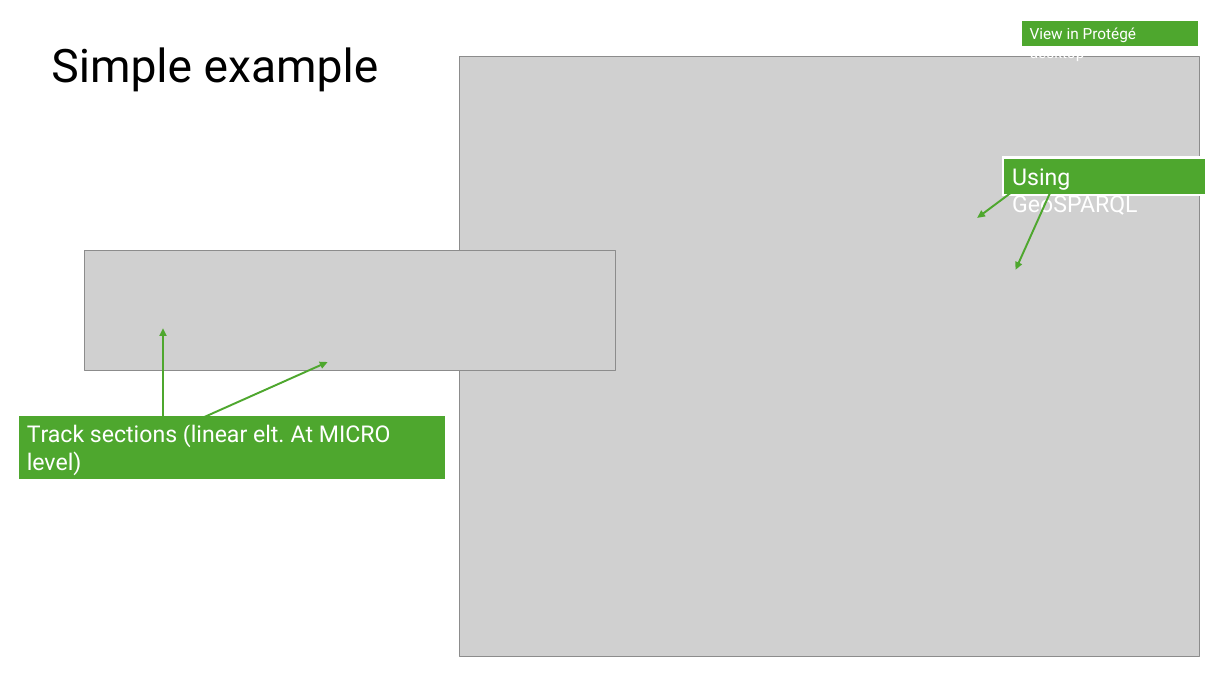
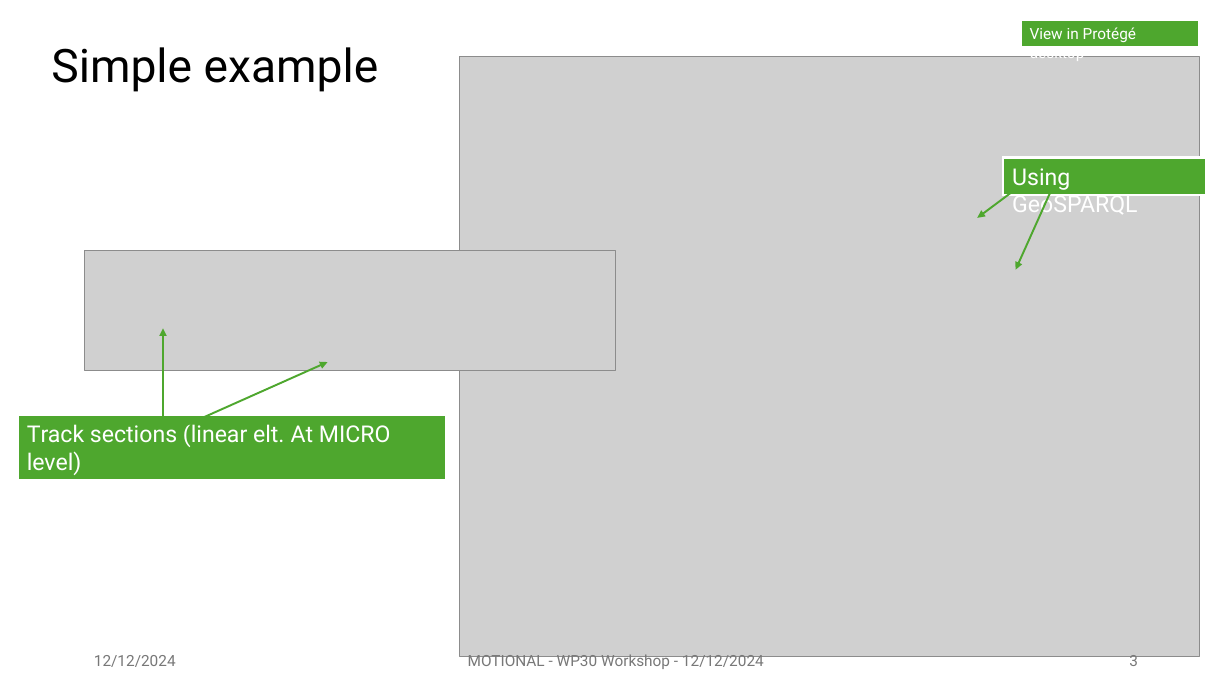
Before and after one commit to UICrail/SemanticRSM, a slide deck: slide 3 of Documentation/illustrations/241212_Topology.pptx (slide 4 before the commit). Drawn at 1232x693 pixels with LibreOffice and Linux fonts; fonts in the diff are those of the drawing; grey boxes stand for pictures. Boxes give left, top, right and bottom in pixels: in the first picture for what was removed or moved away, otherwise in the second. Text is boxed around its words. In the diff, an @@ line names an element or a change of style, - is before the commit and + after.

```diff
--- a/Documentation/illustrations/241212_Topology.pptx
+++ b/Documentation/illustrations/241212_Topology.pptx
@@ text added at (94, 655, 176, 667), 12 pt, text #797979 @@
+12/12/2024
@@ text added at (468, 653, 764, 669), 12 pt, text #797979 @@
+MOTIONAL - WP30 Workshop - 12/12/2024
@@ page number added at (1129, 653, 1138, 666), 12 pt, text #797979 @@
+3
```
Also in this commit, not shown: 5 other slides changed, 11 slides added, 3 slides removed, 8 other files.
